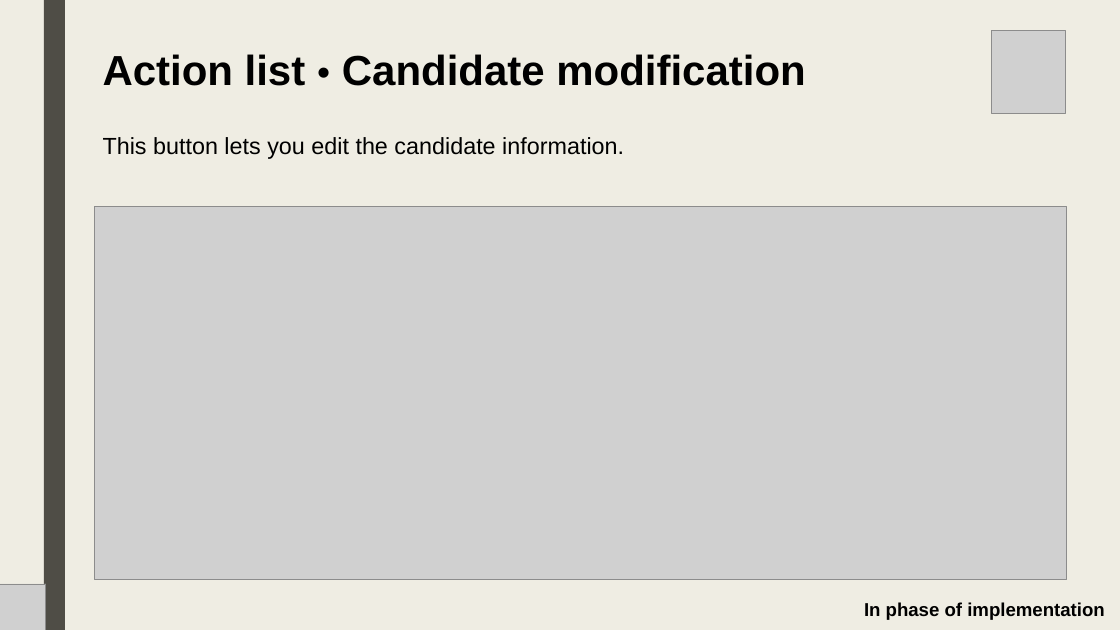
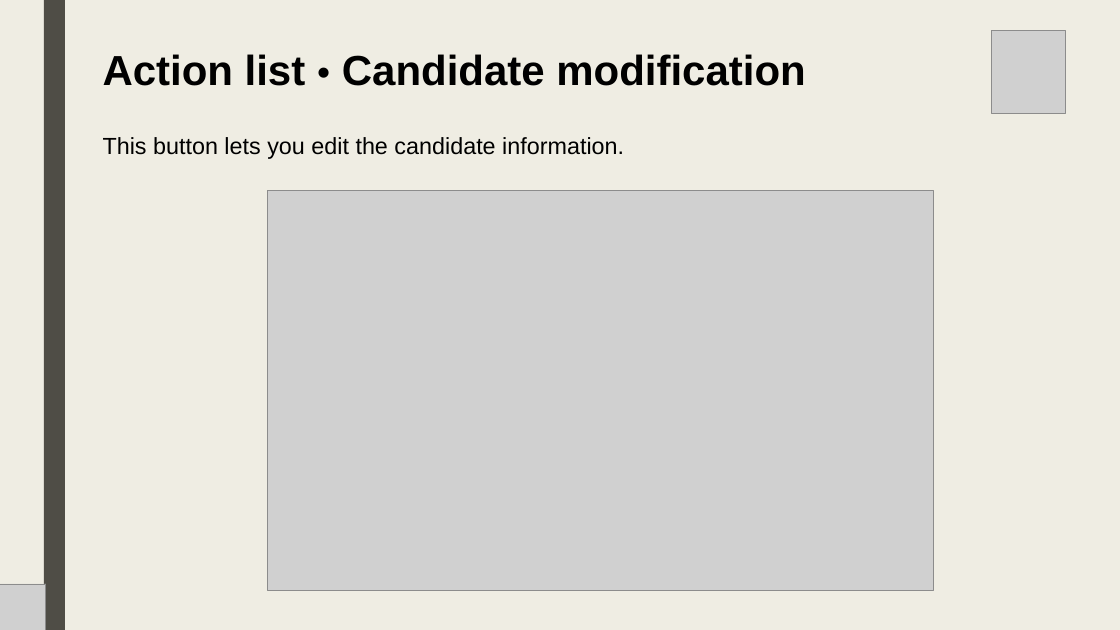
Before and after one commit to lt-scuolalavoro/suit, a slide deck: slide 9 of resources/EN - Suit Database.pptx. Drawn at 1120x630 pixels with LibreOffice and Linux fonts; fonts in the diff are those of the drawing; grey boxes stand for pictures. Boxes give left, top, right and bottom in pixels: in the first picture for what was removed or moved away, otherwise in the second. Text is boxed around its words. In the diff, an @@ line names an element or a change of style, - is before the commit and + after.

```diff
--- a/resources/EN - Suit Database.pptx
+++ b/resources/EN - Suit Database.pptx
@@ picture: place and size @@
-picture at [94,206,1067,580]
+picture at [267,190,933,590]
@@ text removed at [864,602,1104,620] @@
-In phase of implementation
```
Also in this commit, not shown: 7 other slides changed, 1 slide added, 3 other files.
